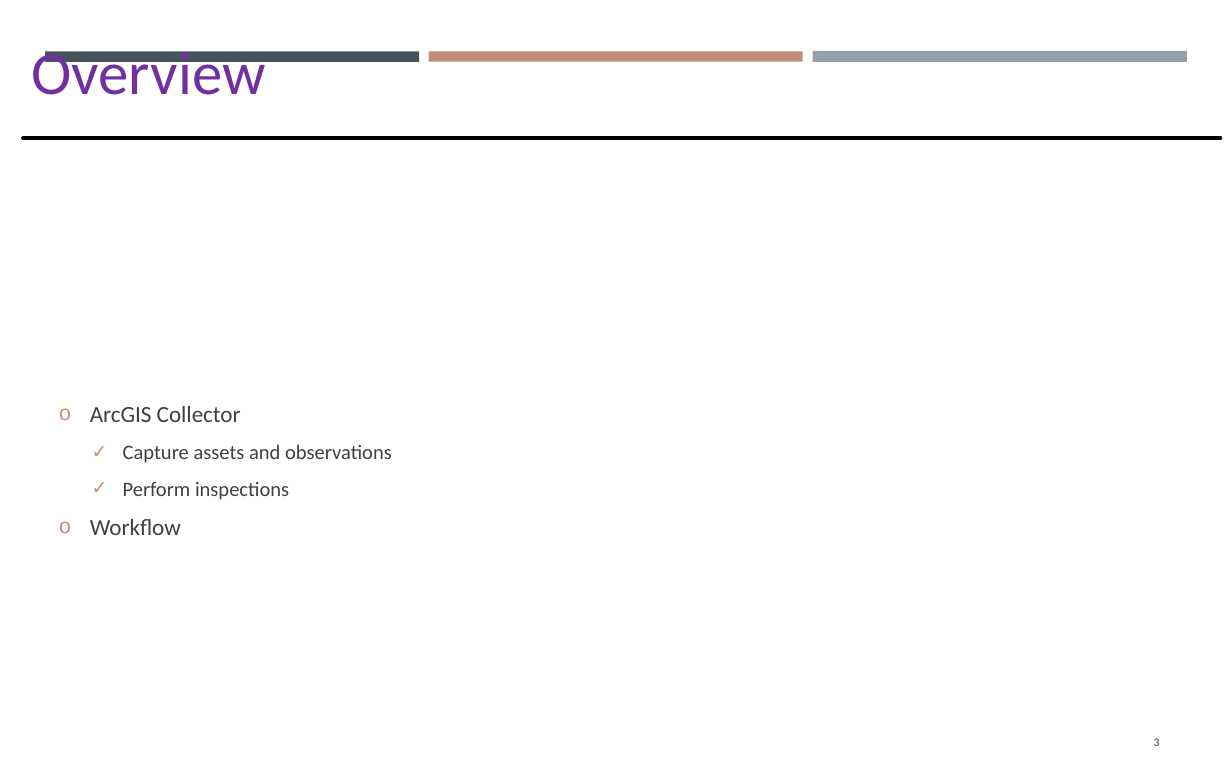
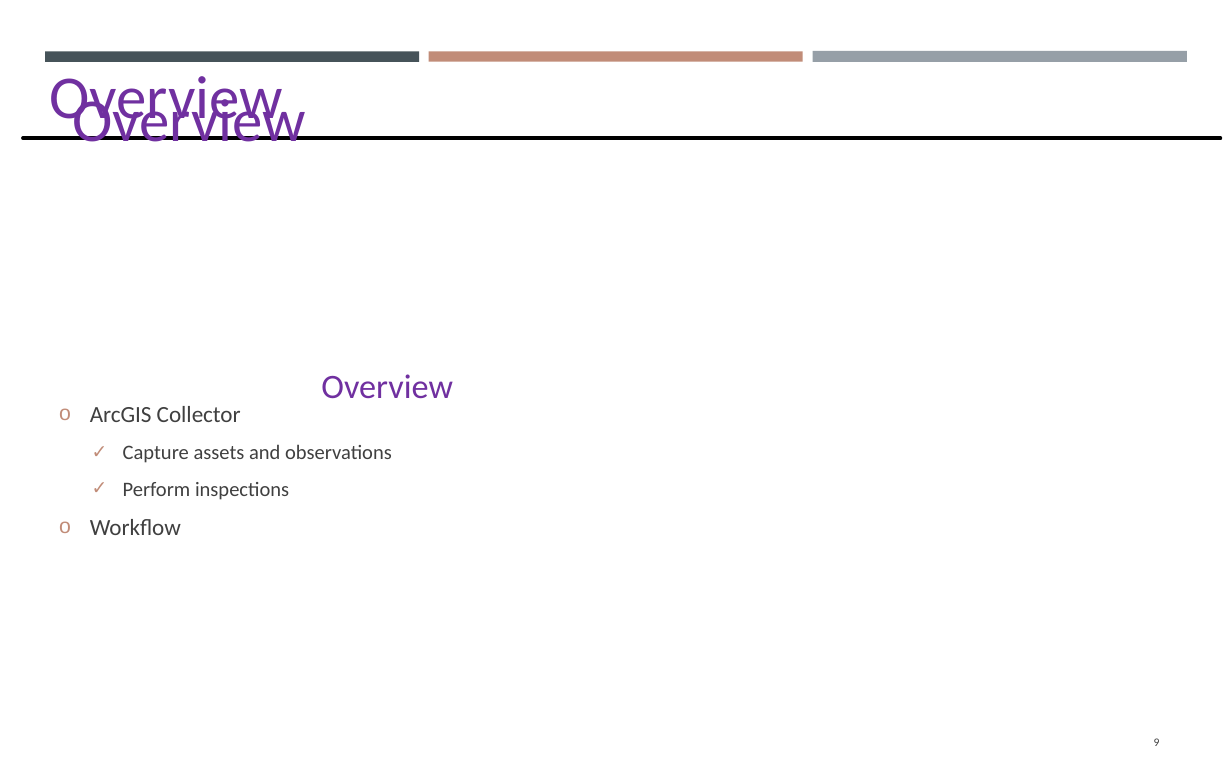
Before and after one commit to gisynw/Field_Techniques, a slide deck: slide 9 of docs/Lectures/Week04/Lecture09_GEOG3319_Suvery123 and Collector.pptx (slide 3 before the commit). Drawn at 1232x770 pixels with LibreOffice and Linux fonts; fonts in the diff are those of the drawing. Boxes give left, top, right and bottom in pixels: in the first picture for what was removed or moved away, otherwise in the second. Text is boxed around its words. In the diff, an @@ line names an element or a change of style, - is before the commit and + after.

```diff
--- a/docs/Lectures/Week04/Lecture09_GEOG3319_Suvery123 and Collector.pptx
+++ b/docs/Lectures/Week04/Lecture09_GEOG3319_Suvery123 and Collector.pptx
@@ text "Overview" rewrapped from [31, 51, 265, 95] to [72, 91, 306, 142] @@
@@ text added at [49, 76, 283, 133], 32 pt, text #7030A0 @@
+Overview
@@ text added at [321, 374, 453, 399], 18 pt, text #7030A0 @@
+Overview
@@ page number at [1154, 738, 1160, 746]: text changed @@
-3
+9
```
Also in this commit, not shown: 2 other slides changed, 6 slides added, 11 slides removed, 2 other files.
